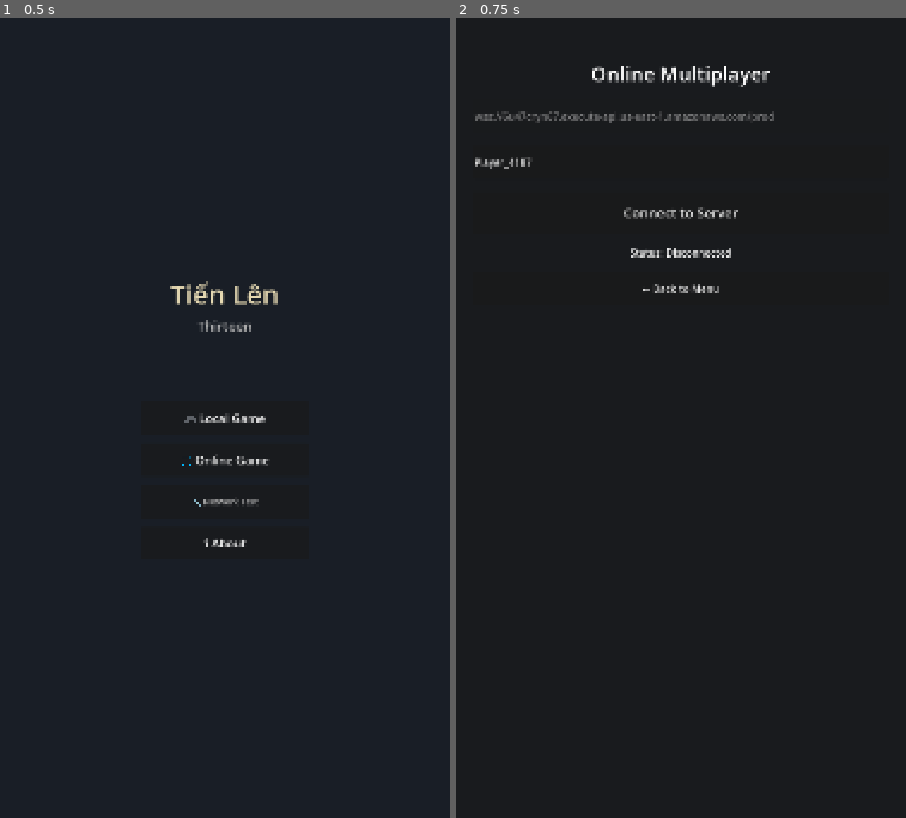
Above: before the commit, frames 1-2 (left to right).
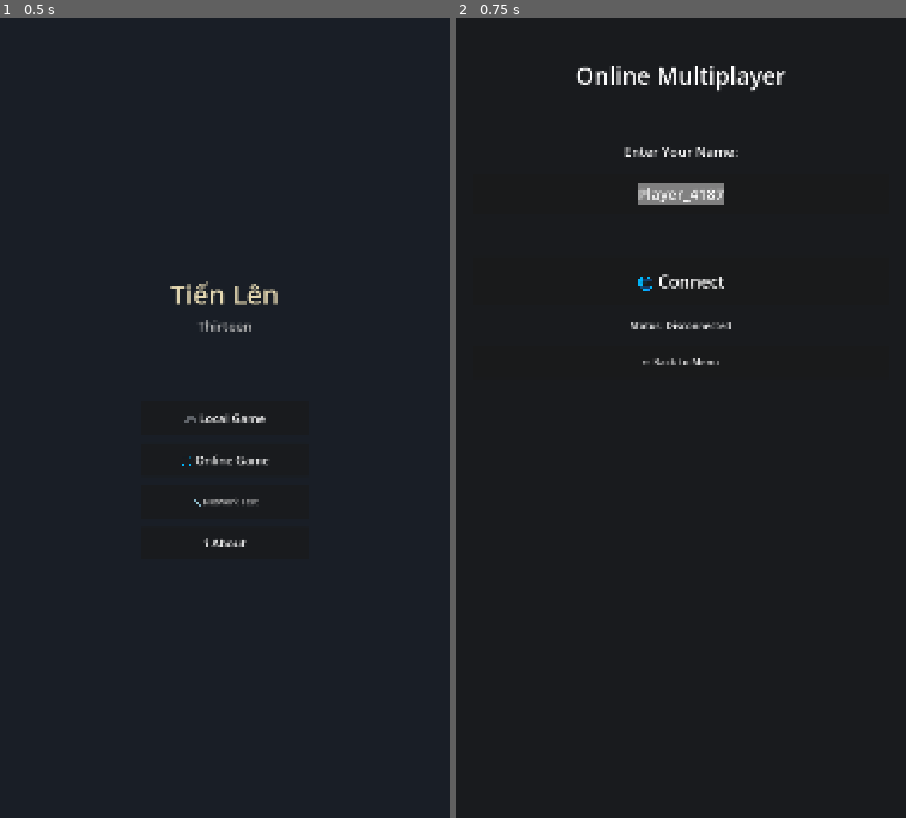
Above: after the commit, the same moments.

Repository: binhrobles/thirteen
Game: Godot game, scene res://scenes/main_menu.tscn
The game is run twice, just before and just after one commit, with the same random seed, the same clock (stepped at 60 frames per second) and the same inputs.
Inputs:
- Up to frame 1 (0.5 s): no input
- Up to frame 2 (0.75 s): click "🌐 Online Game" at 0.5 s

Frame 1 is identical in both runs. In frame 2, 2.6% of the frame differs, in the area x 4-74%, y 6-44%.

Commit message:
Add tourney/info command and simplify lobby UI
Backend changes:
- Add tourney/info handler in default Lambda function
- Sends current tournament state to requesting player
- Auto-requested by client immediately after connection
- Allows players to see existing lobby state on join

Frontend changes:
- Simplify lobby UI to just name entry + Connect button
- Remove server URL input (hardcoded to production)
- Larger, cleaner design optimized for mobile
- Auto-select player name field for easy editing
- Show "Connecting..." status during connection
- Re-enable Connect button on connection failure
- WebSocketClient auto-requests tourney/info on connect

UX improvements:
- Users only need to enter their name and click Connect
- Immediately see which seats are occupied on join
- Cleaner, more focused interface
- Better error messaging

Next: Deploy backend to AWS for tourney/info to work

Co-Authored-By: Claude Sonnet 4.5 <noreply@anthropic.com>

Diff:
--- a/scenes/online_lobby.tscn
+++ b/scenes/online_lobby.tscn
@@ -46,27 +46,37 @@
 
 [node name="Title" type="Label" parent="ConnectionPanel/MarginContainer/VBoxContainer"]
 layout_mode = 2
-theme_override_font_sizes/font_size = 48
+theme_override_font_sizes/font_size = 56
 text = "Online Multiplayer"
 horizontal_alignment = 1
 
-[node name="ServerURLInput" type="LineEdit" parent="ConnectionPanel/MarginContainer/VBoxContainer"]
-custom_minimum_size = Vector2(0, 80)
+[node name="Spacer1" type="Control" parent="ConnectionPanel/MarginContainer/VBoxContainer"]
+custom_minimum_size = Vector2(0, 60)
 layout_mode = 2
-theme_override_font_sizes/font_size = 24
-placeholder_text = "Server URL (e.g., ws://localhost:3001)"
+
+[node name="NameLabel" type="Label" parent="ConnectionPanel/MarginContainer/VBoxContainer"]
+layout_mode = 2
+theme_override_font_sizes/font_size = 32
+text = "Enter Your Name:"
+horizontal_alignment = 1
 
 [node name="PlayerNameInput" type="LineEdit" parent="ConnectionPanel/MarginContainer/VBoxContainer"]
-custom_minimum_size = Vector2(0, 80)
+custom_minimum_size = Vector2(0, 100)
 layout_mode = 2
-theme_override_font_sizes/font_size = 24
+theme_override_font_sizes/font_size = 36
+alignment = 1
 placeholder_text = "Your Name"
 
+[node name="Spacer2" type="Control" parent="ConnectionPanel/MarginContainer/VBoxContainer"]
+custom_minimum_size = Vector2(0, 40)
+layout_mode = 2
+
 [node name="ConnectButton" type="Button" parent="ConnectionPanel/MarginContainer/VBoxContainer"]
-custom_minimum_size = Vector2(0, 100)
+custom_minimum_size = Vector2(0, 120)
 layout_mode = 2
-theme_override_font_sizes/font_size = 32
-text = "Connect to Server"
+theme_override_colors/font_color = Color(1, 1, 1, 1)
+theme_override_font_sizes/font_size = 40
+text = "🌐 Connect"
 
 [node name="StatusLabel" type="Label" parent="ConnectionPanel/MarginContainer/VBoxContainer"]
 layout_mode = 2
--- a/scripts/online_lobby.gd
+++ b/scripts/online_lobby.gd
@@ -5,7 +5,6 @@
 
 @onready var connection_panel: Panel = $ConnectionPanel
 @onready var lobby_panel: Panel = $LobbyPanel
-@onready var server_url_input: LineEdit = $ConnectionPanel/MarginContainer/VBoxContainer/ServerURLInput
 @onready var player_name_input: LineEdit = $ConnectionPanel/MarginContainer/VBoxContainer/PlayerNameInput
 @onready var connect_button: Button = $ConnectionPanel/MarginContainer/VBoxContainer/ConnectButton
 @onready var status_label: Label = $ConnectionPanel/MarginContainer/VBoxContainer/StatusLabel
@@ -24,14 +23,16 @@
 var is_ready: bool = false
 
 
+const PROD_SERVER_URL = "wss://6u47cryn67.execute-api.us-east-1.amazonaws.com/prod"
+
+
 func _ready() -> void:
 	# Generate player ID
 	player_id = _generate_uuid()
 
-	# Set production server URL (hardcoded)
-	server_url_input.text = "wss://6u47cryn67.execute-api.us-east-1.amazonaws.com/prod"
-	server_url_input.editable = false  # Don't allow editing in production
+	# Set default player name
 	player_name_input.text = "Player_%d" % randi_range(1000, 9999)
+	player_name_input.select_all()  # Select all so user can just start typing
 
 	# Connect button signals
 	connect_button.pressed.connect(_on_connect_pressed)
@@ -70,14 +71,17 @@
 
 
 func _on_connect_pressed() -> void:
-	var url = server_url_input.text
-	var p_name = player_name_input.text
+	var p_name = player_name_input.text.strip_edges()
 
-	if url.is_empty() or p_name.is_empty():
-		status_label.text = "Error: URL and Name required"
+	if p_name.is_empty():
+		status_label.text = "Please enter your name"
+		player_name_input.grab_focus()
 		return
 
-	WebSocketClient.connect_to_server(url, player_id, p_name)
+	# Connect to production server
+	status_label.text = "Connecting..."
+	connect_button.disabled = true
+	WebSocketClient.connect_to_server(PROD_SERVER_URL, player_id, p_name)
 
 
 func _on_back_pressed() -> void:
@@ -125,10 +129,12 @@
 	print("Disconnected from server")
 	lobby_panel.hide()
 	connection_panel.show()
+	connect_button.disabled = false
 
 
-func _on_ws_error(error: String) -> void:
-	status_label.text = "Error: %s" % error
+func _on_ws_error(_error: String) -> void:
+	status_label.text = "Connection failed. Try again."
+	connect_button.disabled = false
 
 
 func _on_tourney_updated(payload: Dictionary) -> void:
--- a/scripts/websocket_client.gd
+++ b/scripts/websocket_client.gd
@@ -191,6 +191,9 @@
 
 	# Start heartbeat
 	ping_timer.start()
+
+	# Request initial tournament info
+	send_message("tourney/info")
 
 
 ## Internal: Handle connection closed
Not shown, changed: backend/functions/default/app.py
